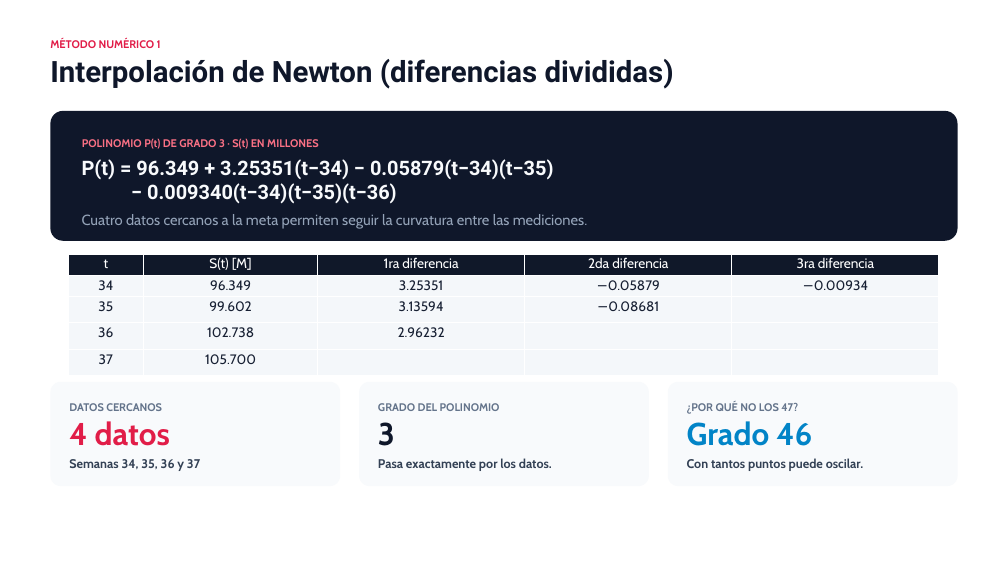
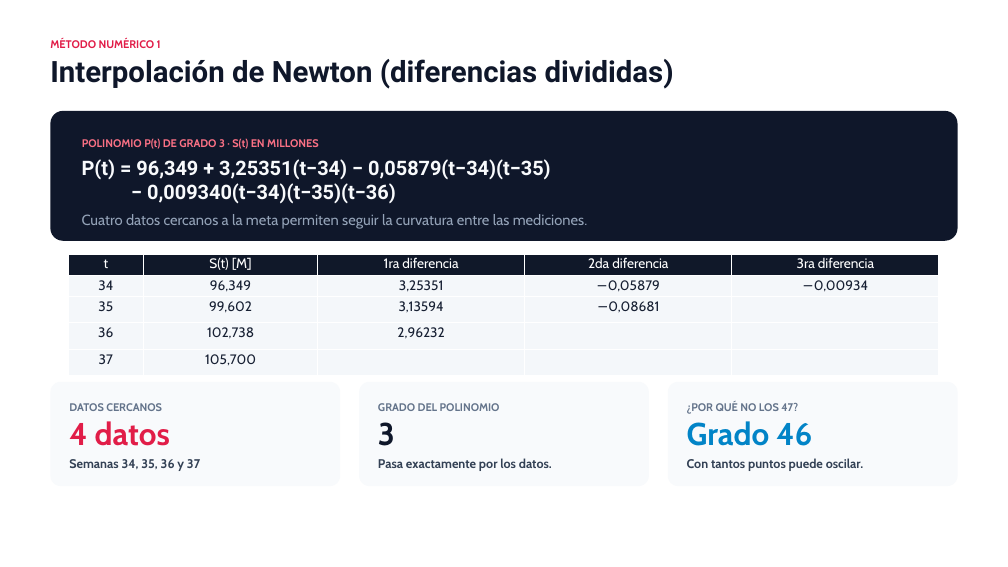
Before and after one commit to PedroGattiUCC/metodos-numericos-rosa-pastel, a slide deck: slide 6 of ENTREGABLES/Presentacion_Rosa_Pastel_Metodos_Numericos.pptx (slide 5 before the commit). Drawn at 1008x567 pixels with LibreOffice and Linux fonts; fonts in the diff are those of the drawing. Boxes give left, top, right and bottom in pixels: in the first picture for what was removed or moved away, otherwise in the second. Text is boxed around its words. In the diff, an @@ line names an element or a change of style, - is before the commit and + after.

```diff
--- a/ENTREGABLES/Presentacion_Rosa_Pastel_Metodos_Numericos.pptx
+++ b/ENTREGABLES/Presentacion_Rosa_Pastel_Metodos_Numericos.pptx
@@ text at bbox=[82, 159, 551, 203]: text changed @@
-P(t) = 96.349 + 3.25351(t−34) − 0.05879(t−34)(t−35)
-− 0.009340(t−34)(t−35)(t−36)
+P(t) = 96,349 + 3,25351(t−34) − 0,05879(t−34)(t−35)
+− 0,009340(t−34)(t−35)(t−36)
@@ table at bbox=[68, 254, 939, 369] @@
-row 2: 34 | 96.349 | 3.25351 | −0.05879 | −0.00934
+row 2: 34 | 96,349 | 3,25351 | −0,05879 | −0,00934
-row 3: 35 | 99.602 | 3.13594 | −0.08681 | 
+row 3: 35 | 99,602 | 3,13594 | −0,08681 | 
-row 4, column 2: 102.738
+row 4, column 2: 102,738
-row 4, column 3: 2.96232
+row 4, column 3: 2,96232
-row 5, column 2: 105.700
+row 5, column 2: 105,700
```
Also in this commit, not shown: 6 other slides changed, 1 slide added, 2 other files.
